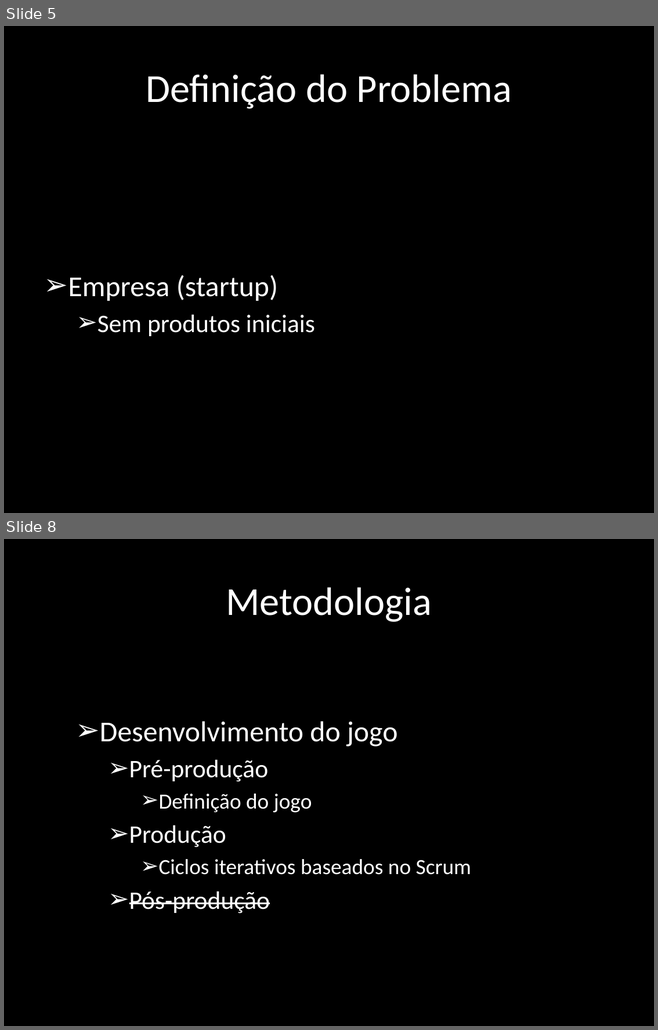
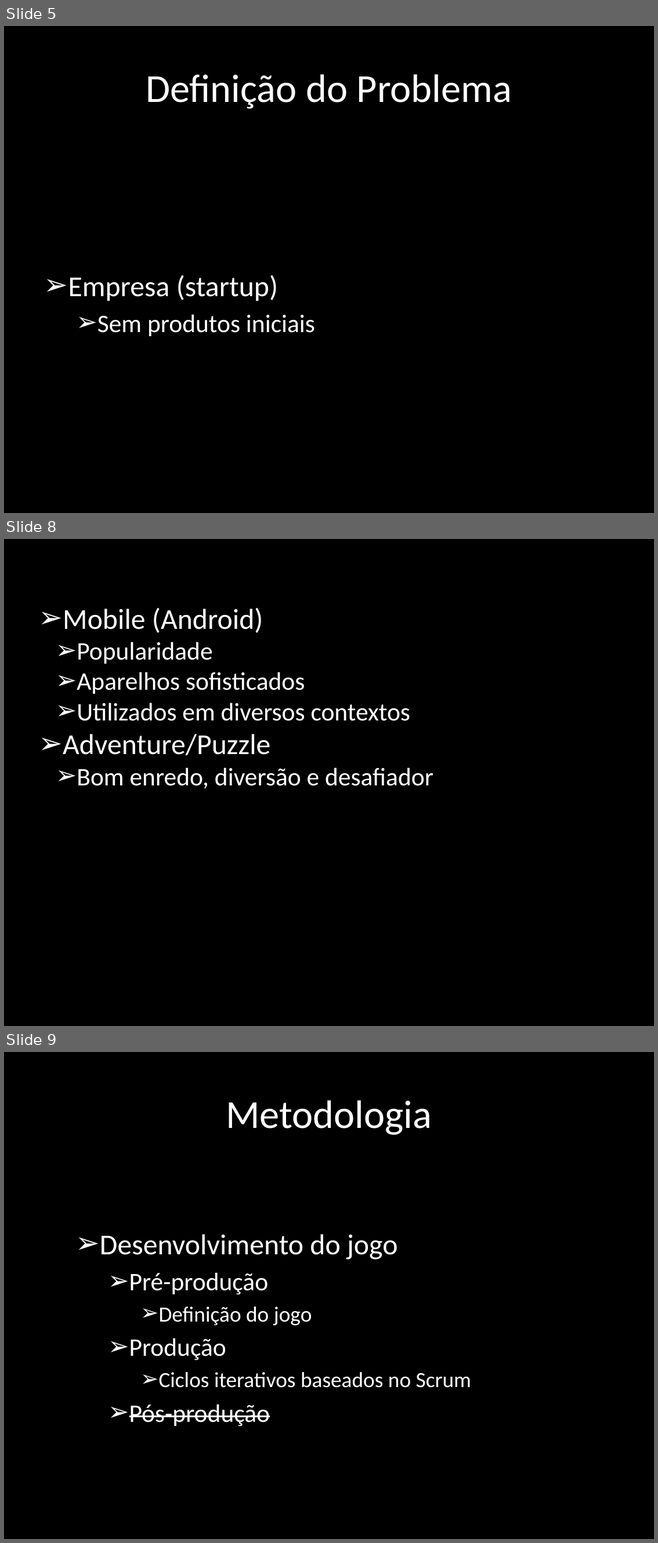
Before and after one commit to rafaelmoura0402/rafaelTCC, a slide deck: pre-projeto/apresentacao.pptx. Shown one above the other, each under a label of ours: slides 5 and 8 before the commit, slides 5, 8 and 9 after it; the slides between them are not shown. The pictures are 658x1030 and 658x1543 pixels, drawn with LibreOffice and Linux fonts; fonts in the diff are those of the drawing. Boxes give left, top, right and bottom in pixels: in the first picture for what was removed or moved away, otherwise in the second. Text is boxed around its words. In the diff, an @@ line names an element or a change of style, - is before the commit and + after.

```diff
--- a/pre-projeto/apresentacao.pptx
+++ b/pre-projeto/apresentacao.pptx
@@ slide 8 added at <box>4,539,654,1026</box>, background #000000 @@
@@ text added at <box>63,608,433,789</box>, 28 pt, text #FFFFFF @@
+➢ Mobile (Android)
+  ➢ Popularidade
+  ➢ Aparelhos sofisticados
+  ➢ Utilizados em diversos contextos
+➢ Adventure/Puzzle
+  ➢ Bom enredo, diversão e desafiador
@@ what was slide 8 is now slide 9 @@
```
Also in this commit, not shown: 3 slides changed, 4 other slides added, 1 slide removed, 1 other file.
